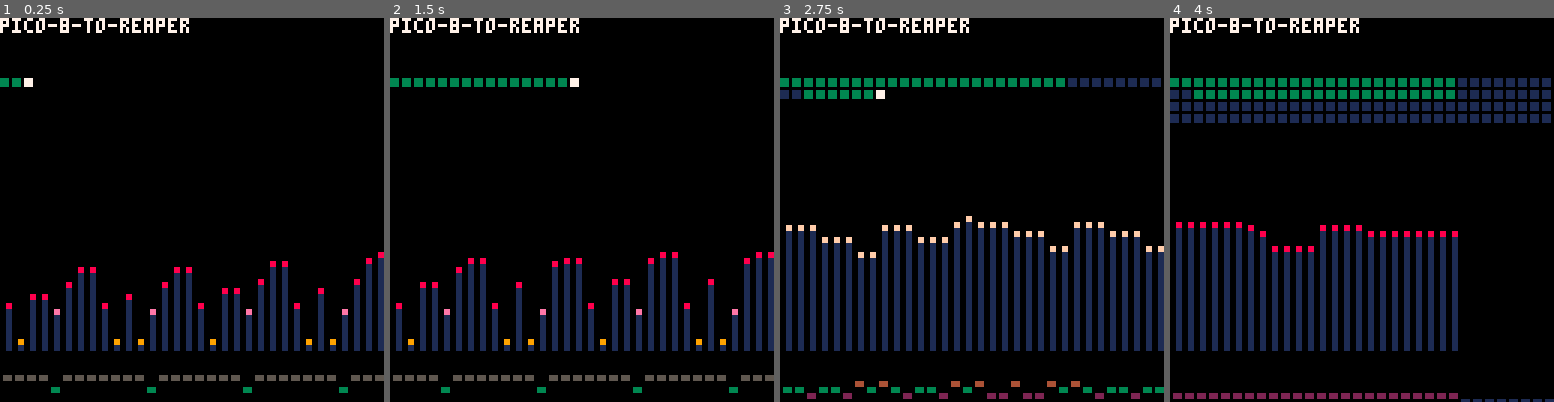
Above: before the commit, frames 1-4 (left to right).
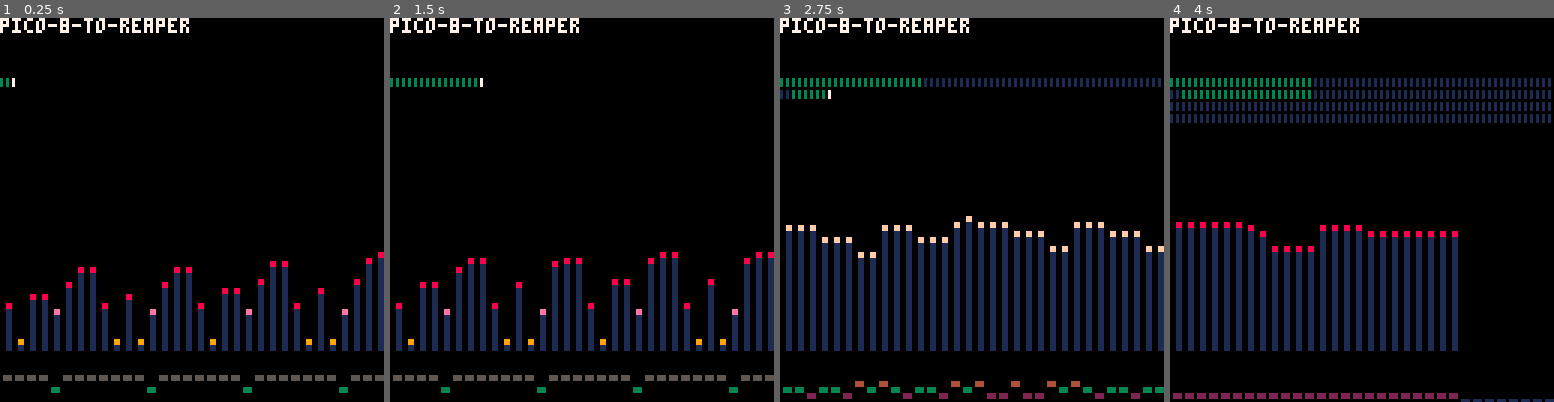
Above: after the commit, the same moments.

Repository: adam-sporka/pico-8-projects
Game: PICO-8 cartridge tech/music-to-rpp.p8
The game is run twice, just before and just after one commit, with the same random seed, the same clock (stepped at 60 frames per second) and the same inputs.
Inputs:
- Up to frame 1 (0.25 s): no input
- Up to frame 2 (1.5 s): no input
- Up to frame 3 (2.75 s): no input
- Up to frame 4 (4 s): no input

The runs differ from the first frame. In frame 1, 0.1% of the frame differs, in the area x 0-9%, y 15-18%; in frame 2, 0.6%; in frame 3, 1.4%; in frame 4, 3.3%, in the area x 0-99%, y 15-28%.

Commit message:
[tech] Music to RPP (2)

Diff:
--- a/tech/music-to-rpp.p8
+++ b/tech/music-to-rpp.p8
@@ -1,15 +1,37 @@
 pico-8 cartridge // http://www.pico-8.com
-version 29
+version 32
 __lua__
--- this tool converts the current pico-8's music track into a reaper project file.
--- open the output in reaper, add your favorite vst, and hear the entire song.
+-- pico-8-to-reaper converter
+-- prototype
+
+-- (c) 2021 adam sporka
+-- use at your own risk!
+
+-- this tool converts the
+-- current pico-8's music
+-- track into a reaper
+-- project file (rename the
+-- output to have the .rpp ext)
+
+-- to run: press esc and run
+-- the program. the music
+-- that is currently in the
+-- pico-8 ide will be converted
+
+-- open the output in reaper,
+-- add your favorite vst,
+-- and hear the entire song.
 
 -- terminology:
 -- "note" = a cells in pico-8's tracker
 -- "tone" = a continuous sound which may comprise of multiple consecutive notes
 -- "event" = a midi event
 
-fn="abc.rpp"
+-- caveats:
+-- * not all effects supported
+-- * tempo is set to 120 bpm
+
+fn="output.rpp"
 id=1000
 iid=1
 
@@ -73,7 +95,9 @@
 	return n
 end
 
--- assuming 120 BPM, 32 sixteenth notes per pattern
+-- assuming 120 BPM and
+-- 32 sixteenth notes
+-- per pattern
 function get_pos_t(order)
 	return 4 * order
 end
@@ -98,9 +122,9 @@
 end
 
 function vis_ptn(track, order, color)
-	local x = order * 4
+	local x = order * 2
 	local y = 20 + track * 4
-	rectfill(x, y, x+2, y+2, color)
+	rectfill(x, y, x, y+2, color)
 end
 
 function same_note(n1,n2)
